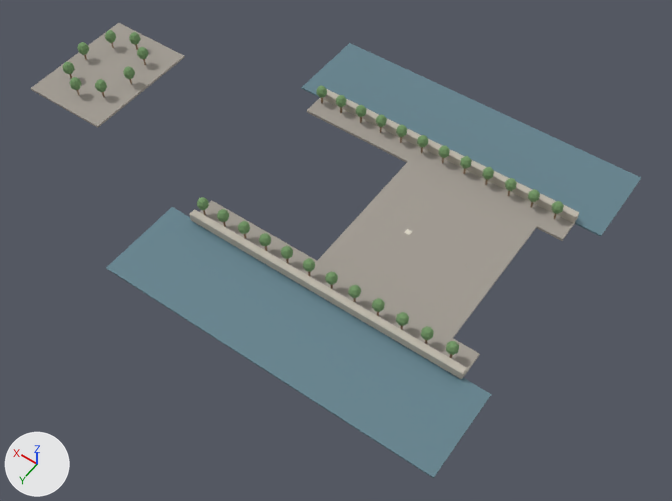
Two versions of the glTF model assets/maps/notre_dame/glb/07_parvis_island.glb, one commit apart.
Camera for both pictures: a camera (50 mm lens) standing at (-204.0, 217.0, 301.0) and looking at (-58.0, 13.0, -20.0). Arrows for +X, +Y and +Z are at lower left; the lights stay in place. The older version comes first.

In view in the first picture: 'parvis_island_foliage_nocol', 'parvis_island_oak_nocol', 'parvis_island_stonedark_foam', 'parvis_island_stoneshaded_foam', 'parvis_island_water_nocol'.
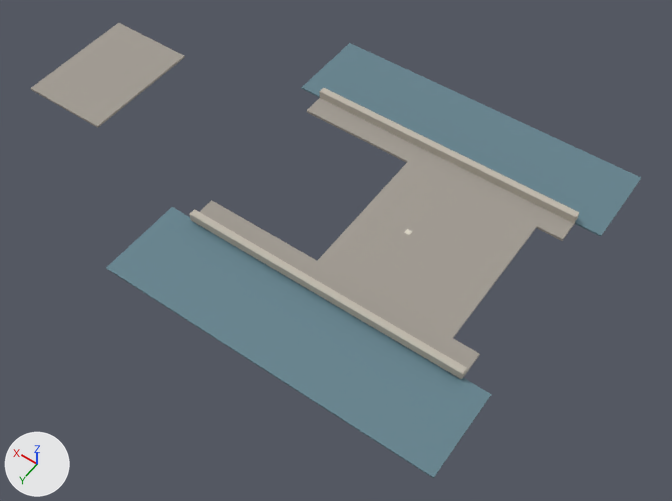
Boxes [x1, y1, x2, y2] around the edits, measured in the pictures (672 x 501 px):
'parvis_island_foliage_nocol', deleted: before [62, 30, 564, 355]
'parvis_island_oak_nocol', deleted: before [70, 42, 556, 358]

The change, as a diff of the scene's bpy script:
```diff
--- a/assets/maps/notre_dame/glb/07_parvis_island.glb.py
+++ b/assets/maps/notre_dame/glb/07_parvis_island.glb.py
@@ ob_parvis_island_oak_nocol @@
-ob_parvis_island_oak_nocol = bpy.data.objects.new('parvis_island_oak_nocol', me_parvis_island_oak_nocol_mesh)
-ob_parvis_island_oak_nocol.location = (0.0, 0.0, 0.0)
@@ ob_parvis_island_foliage_nocol @@
-ob_parvis_island_foliage_nocol = bpy.data.objects.new('parvis_island_foliage_nocol', me_parvis_island_foliage_nocol_mesh)
-ob_parvis_island_foliage_nocol.location = (0.0, 0.0, 0.0)
```
